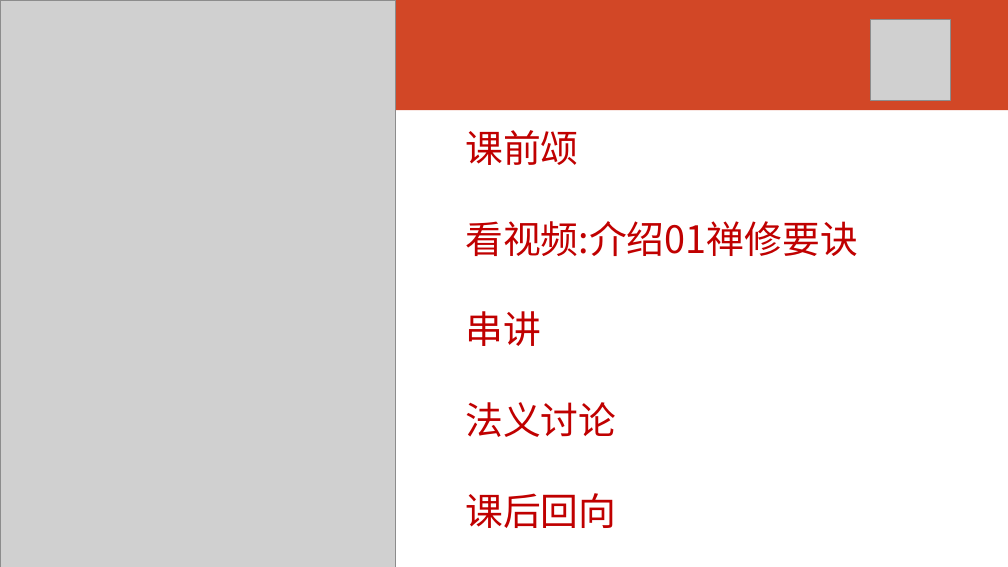
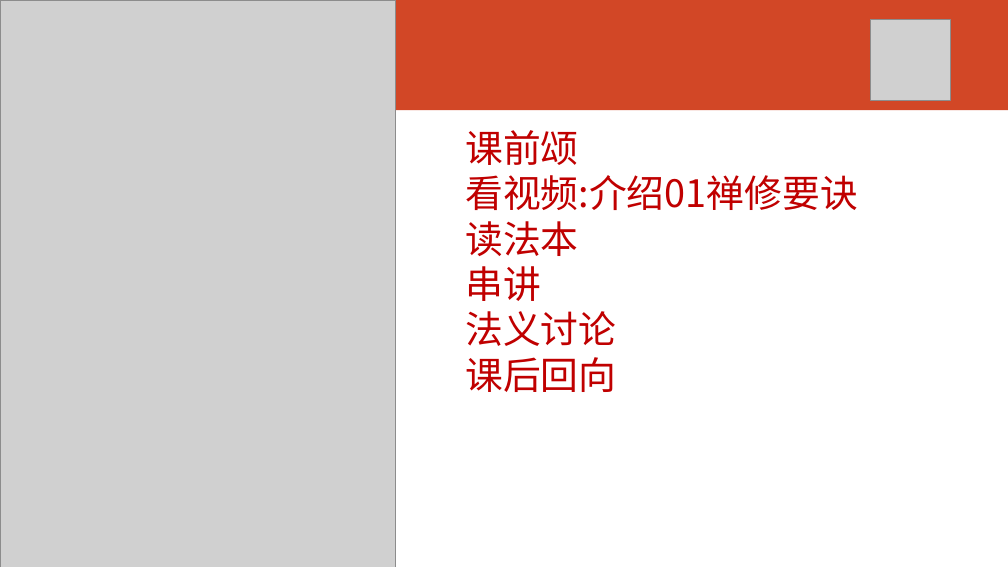
Before and after one commit to huidengvan/site1, a slide deck: slide 2 of static/f/up/禅修要诀1.pptx. Drawn at 1008x567 pixels with LibreOffice and Linux fonts; fonts in the diff are those of the drawing; grey boxes stand for pictures. Boxes give left, top, right and bottom in pixels: in the first picture for what was removed or moved away, otherwise in the second. Text is boxed around its words. In the diff, an @@ line names an element or a change of style, - is before the commit and + after.

Commit message:
Update Post “2023-10-30-温哥华慧灯小组2022届11月4日共修通知-禅修要诀1-2”

```diff
--- a/static/f/up/禅修要诀1.pptx
+++ b/static/f/up/禅修要诀1.pptx
@@ text at (465, 130, 858, 392): text changed @@
-课前颂
-看视频:介绍01禅修要诀
-串讲
-法义讨论
-课后回向
+课前颂
+看视频:介绍01禅修要诀
+读法本
+串讲
+法义讨论
+课后回向
```
Also in this commit, not shown: 4 other slides changed.
